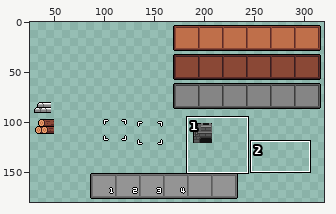
Edited in one commit: pixel-art file (.Aseprite Files/HUD/HUD InventoryBar.aseprite). Above, an overview of the earlier version with the close-up marked.
Close-up. As it was:
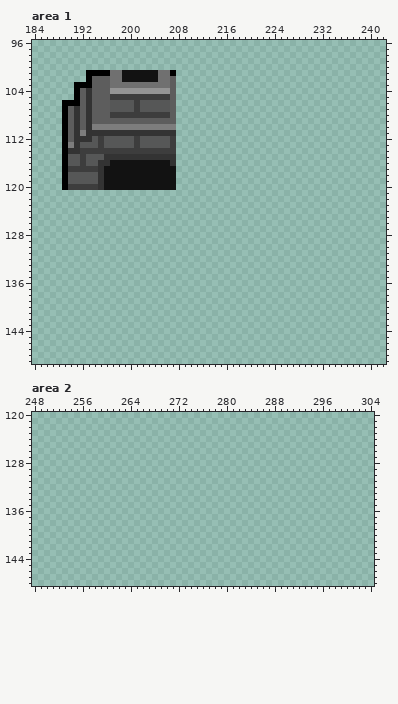
320x180 pixels, 1 frame. Colours within 5 levels of each other are drawn and written as one. Shown: area 1: x 184..242, y 96..149; area 2: x 248..304, y 120..148. The wide view leaves out empty margins.
Once edited:
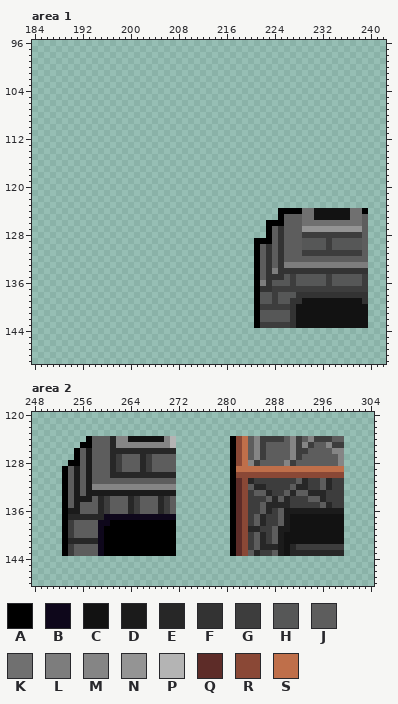
Palette (. is transparent): A #000000  B #0e071b  C #121212  D #1b1b1b  E #272727  F #333333  G #3d3d3d  H #565757  J #5d5d5d  K #707070  L #7d7d7d  M #858585  N #949494  P #b4b4b4  Q #5d2c28  R #8a4836  S #bf6f4a
Change:
Changed rows in their new state; - is an unchanged pixel.
Area 1, layer "Icons":
first column x 189:
101 ----...............
102 ----...............
103 --.................
104 --.................
105 --.................
106 ...................
107 ...................
108 ...................
109 ...................
110 ...................
111 ...................
112 ...................
113 ...................
114 ...................
115 ...................
116 ...................
117 ...................
118 ...................
119 ...................
120 ...................
first column x 221:
124 ----AAAAKKCCCCCCKKA
125 ----AJJJKKCCCCCCKKJ
126 --AAAJJJKKKKKKKKKKJ
127 --AJFJJJNNNNNNNNNNJ
128 --AJFJJJGGGGGGGGGGJ
129 AAAJFJJJHHHHGHHHHHJ
130 AJFJFJJJHHHHGHHHHHJ
131 AJFJFJJJGGGGGGGGGGJ
132 AJFJFJJJJJJJJJJJJJJ
133 AJFJFLLLLLLLLLLLLLL
134 AJFLFFFFFFFFFFFFFFF
135 AJFFFHGHHHHHGHHHHHG
136 ALFHHHGHHHHHGHHHHHG
137 AFFGGGGGGGGGGGGGGGG
138 AHHGHHHFFFFFFFFFFFF
139 AHHGHHFFCCCCCCCCCCF
140 AGGGGGFCCCCCCCCCCCC
141 AHHHHHFCCCCCCCCCCCC
142 AHHHHHFCCCCCCCCCCCC
143 AGGGGGFCCCCCCCCCCCC
Area 2, layer "Icons":
first column x 253:
124 ----AJJJEMMCCCCCCMP---------ARSJMGGGGJMGJMGGGJJ
125 ---AAJJJEMMMMMMMMMP---------ARSJMGJJJJMGMGJJMGG
126 --AJDJJJEEEEEEEEEEE---------ARSJMGJJJJMGGJJJJMM
127 --AJDJJJEGJJJEGJJJJ---------ARSJMGJJJJMGJJJJJJM
128 -AAJDJJJEGJJJEGJJJJ---------ARSMGJJJJMGJJJJJJJM
129 AJDJDJJJEGJJJEGJJJJ---------ASSSSSSSSSSSSSSSSSS
130 AJDJDJJJEEEEEEEEEEE---------ARRRRRRRRRRRRRRRRRR
131 AJDJDJJJJJJJJJJJJJJ---------AQREGGGGGGGJEGGJEGG
132 AJDJDMMMMMMMMMMMMMM---------AQRJEEGGGGJEEGGJEGG
133 AJDJDDDDDDDDDDDDDDD---------AQRGJJEGGJEJJEEEGGG
134 AJDDDJEGJJJEGJJJEGJ---------AQRGGGJEJEGGGJJEGGG
135 AJDJJJEGJJJEGJJJEGJ---------AQRGGJEEEEGGGGGJEGG
136 ADDJJJEGJJJEGJJJEGJ---------AQRGGJEGJDDDDDDDDDD
137 AEEEEEEBBBBBBBBBBBB---------AQRGJEGGJDCCCCCCCCC
138 AGJJJJBBAAAAAAAAAAA---------AQRGJEGGJDCCCCCCCCC
139 AGJJJJBAAAAAAAAAAAA---------AQREEGGJDDCCCCCCCCC
140 AGJJJJBAAAAAAAAAAAA---------AQRGJEGJDCCCCCCCCCC
141 AEEEEEBAAAAAAAAAAAA---------AQRGJEGJDCCCCCCCCCC
142 AGJJJJBAAAAAAAAAAAA---------AQRGJEEEDCEGGGGGGGG
143 AGJJJJBAAAAAAAAAAAA---------AQRJEGGJDCEEEEEEEEE
Where, in picture pixels (left, top, right, bottom), the same in both close-ups:
erased: (62, 70, 176, 190)
added: (254, 208, 368, 328)
added: (62, 436, 176, 556)
added: (230, 436, 344, 556)
